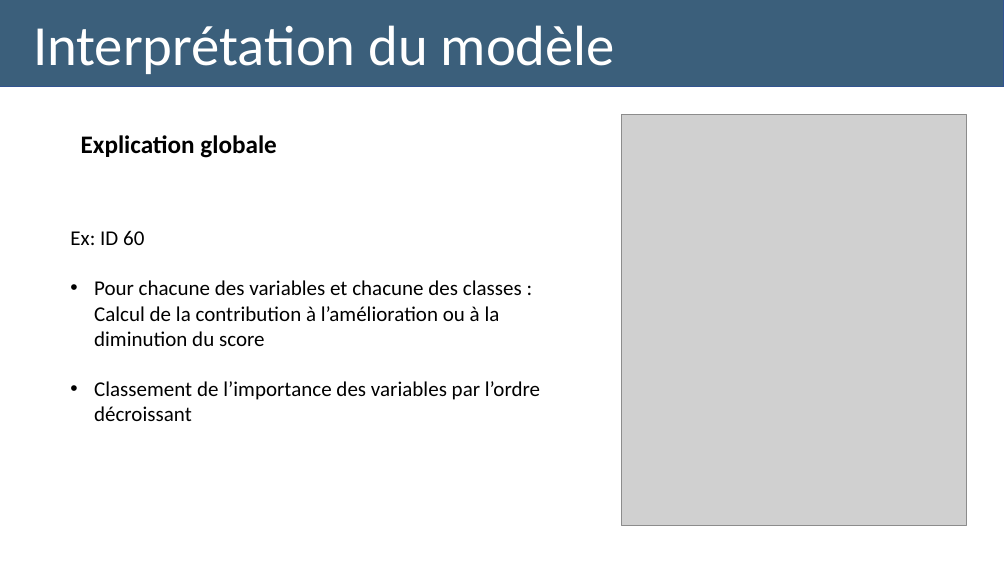
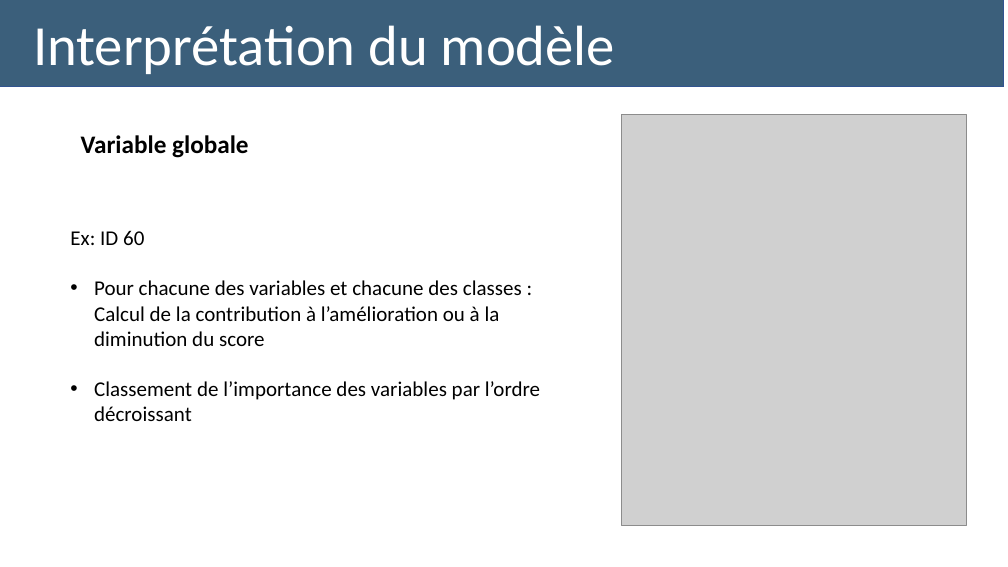
Before and after one commit to jlu0915/P7, a slide deck: slide 15 of Lu_Jing_4_presentation_032023.pptx. Drawn at 1008x567 pixels with LibreOffice and Linux fonts; fonts in the diff are those of the drawing; grey boxes stand for pictures. Boxes give left, top, right and bottom in pixels: in the first picture for what was removed or moved away, otherwise in the second. Text is boxed around its words. In the diff, an @@ line names an element or a change of style, - is before the commit and + after.

```diff
--- a/Lu_Jing_4_presentation_032023.pptx
+++ b/Lu_Jing_4_presentation_032023.pptx
@@ text at bbox=[81, 135, 248, 158]: text changed @@
-Explication globale
+Variable globale
```
Also in this commit, not shown: 9 other slides changed.
